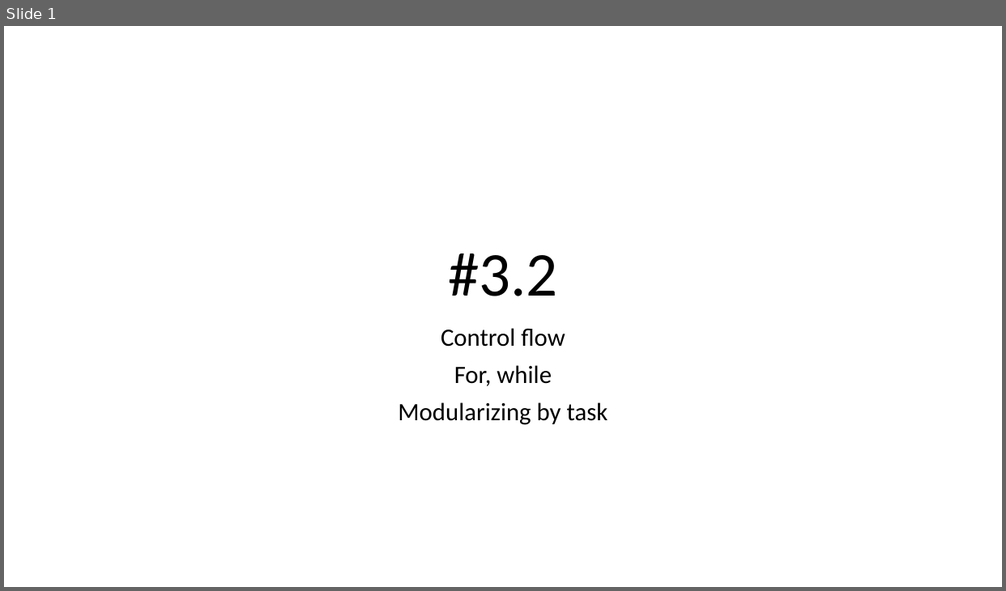
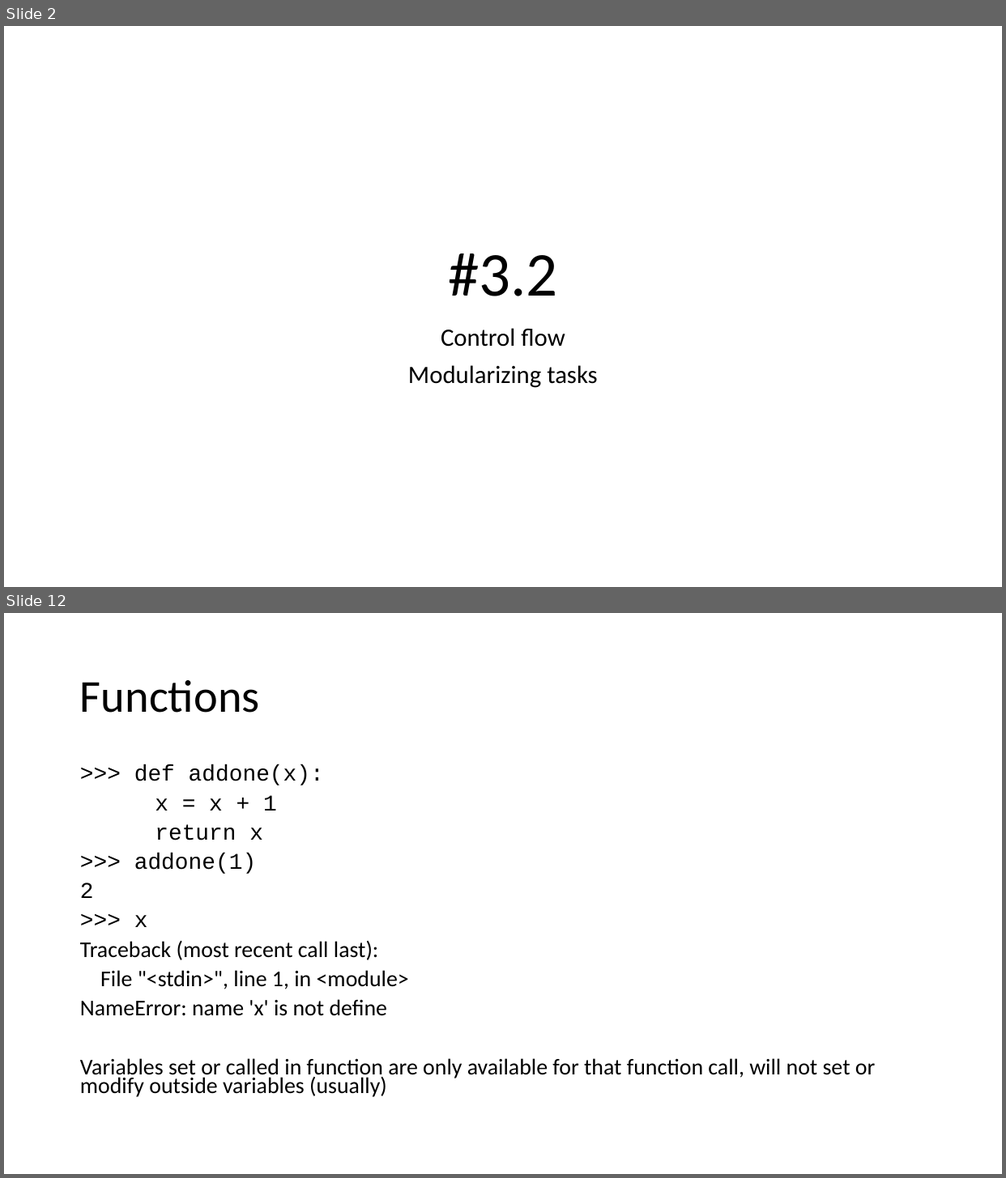
Before and after one commit to j-berg/bioinformatics-bootcamp, a slide deck: class_3_2/class_3_2.pptx. Shown one above the other, each under a label of ours: slide 1 before the commit, slides 2 and 12 after it; the slides between them are not shown. The pictures are 1006x591 and 1006x1178 pixels, drawn with LibreOffice and Linux fonts; fonts in the diff are those of the drawing. Boxes give left, top, right and bottom in pixels: in the first picture for what was removed or moved away, otherwise in the second. Text is boxed around its words. In the diff, an @@ line names an element or a change of style, - is before the commit and + after.

```diff
--- a/class_3_2/class_3_2.pptx
+++ b/class_3_2/class_3_2.pptx
@@ slide 12 added at (x1=4, y1=613, x2=1002, y2=1174), background #FFFFFF @@
@@ title added at (x1=80, y1=680, x2=260, y2=713), 44 pt, text #000000 @@
+Functions
@@ text added at (x1=80, y1=765, x2=875, y2=1097), 21.7 pt, text #000000 @@
+>>> def addone(x):
+x = x + 1
+return x
+>>> addone(1)
+2
+>>> x
+Traceback (most recent call last):
+File "<stdin>", line 1, in <module>
+NameError: name 'x' is not define
+Variables set or called in function are only available for that function call, will not set or modify outside variables (usually)
@@ what was slide 1 is now slide 2 @@
@@ slide 2 changed as well @@
@@ subtitle at (x1=408, y1=365, x2=598, y2=388): text changed @@
-For, while
-Modularizing by task
+Modularizing tasks
```
Also in this commit, not shown: 14 other slides added, 5 other files.
